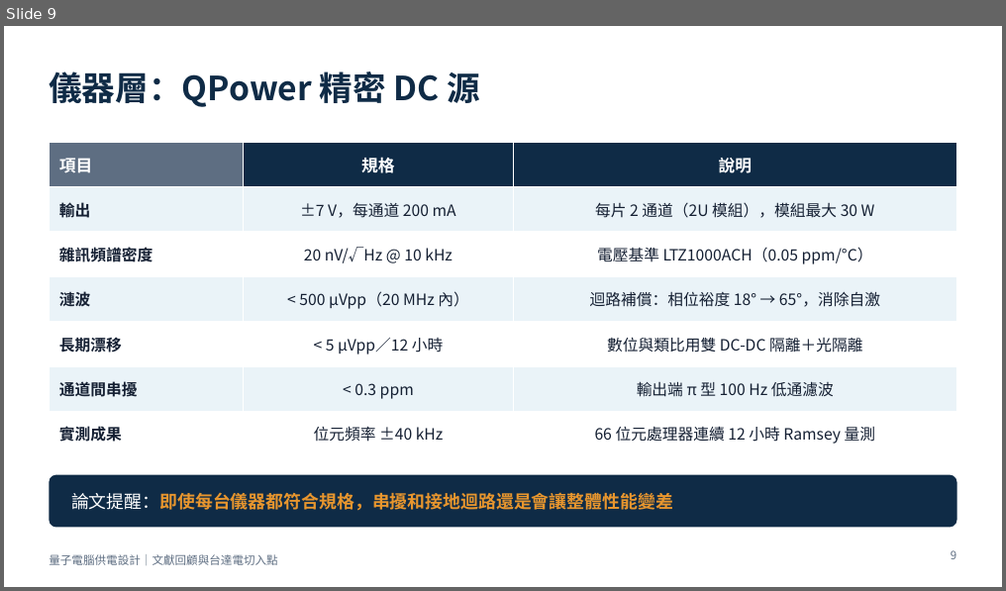
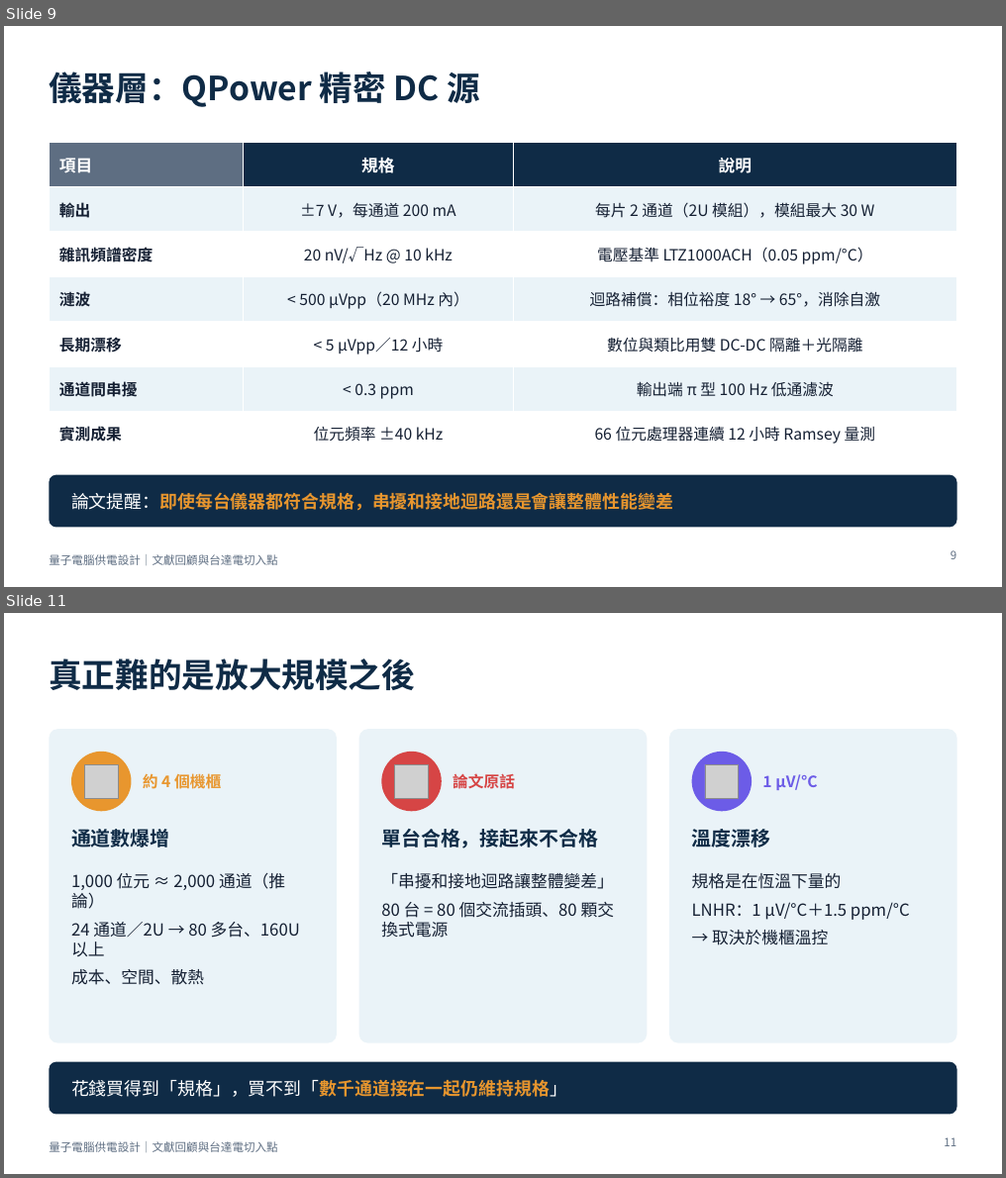
Before and after one commit to pcpcchen-coder/QuantumComputing, a slide deck: slides/output/qc-power-supply-delta.pptx. Shown one above the other, each under a label of ours: slide 9 before the commit, slides 9 and 11 after it; the slides between them are not shown. The pictures are 1006x591 and 1006x1178 pixels, drawn with LibreOffice and Linux fonts; fonts in the diff are those of the drawing; grey boxes stand for pictures. Boxes give left, top, right and bottom in pixels: in the first picture for what was removed or moved away, otherwise in the second. Text is boxed around its words. In the diff, an @@ line names an element or a change of style, - is before the commit and + after.

```diff
--- a/slides/output/qc-power-supply-delta.pptx
+++ b/slides/output/qc-power-supply-delta.pptx
@@ slide 11 added at (4, 613, 1002, 1174), background #FFFFFF; not listed: 1 template element that a slide beside it also shows @@
@@ title added at (49, 659, 415, 690), 32 pt, text #0F2B46, bold @@
+真正難的是放大規模之後
@@ rounded rectangle added at (49, 729, 337, 1044), fill #EAF3F8 @@
@@ rounded rectangle added at (358, 729, 647, 1044), fill #EAF3F8 @@
@@ rounded rectangle added at (669, 729, 957, 1044), fill #EAF3F8 @@
@@ ellipse added at (71, 752, 132, 811), fill #E8962E @@
@@ ellipse added at (381, 752, 442, 811), fill #D64545 @@
@@ ellipse added at (692, 752, 751, 811), fill #6C5CE7 @@
@@ picture added at (85, 765, 119, 799) @@
@@ text added at (143, 771, 221, 792), 15 pt, text #E8962E, bold @@
+約 4 個機櫃
@@ picture added at (395, 765, 429, 799) @@
@@ text added at (452, 773, 515, 789), 15 pt, text #D64545, bold @@
+論文原話
@@ picture added at (705, 765, 739, 799) @@
@@ text added at (762, 774, 817, 790), 15 pt, text #6C5CE7, bold @@
+1 µV/°C
@@ text added at (71, 829, 170, 848), 19 pt, text #0F2B46, bold @@
+通道數爆增
@@ text added at (381, 829, 598, 849), 19 pt, text #0F2B46, bold @@
+單台合格，接起來不合格
@@ text added at (692, 829, 771, 848), 19 pt, text #0F2B46, bold @@
+溫度漂移
@@ text added at (71, 873, 300, 985), 16 pt, text #152033 @@
+1,000 位元 ≈ 2,000 通道（推論）
+24 通道／2U → 80 多台、160U 以上
+成本、空間、散熱
@@ text added at (381, 873, 615, 938), 16 pt, text #152033 @@
+「串擾和接地迴路讓整體變差」
+80 台 = 80 個交流插頭、80 顆交換式電源
@@ text added at (692, 873, 910, 946), 16 pt, text #152033 @@
+規格是在恆溫下量的
+LNHR：1 µV/°C＋1.5 ppm/°C
+→ 取決於機櫃溫控
@@ rounded rectangle added at (49, 1062, 957, 1115), fill #0F2B46 @@
@@ text added at (71, 1080, 567, 1097), 17 pt, text #FFFFFF @@
+花錢買得到「規格」，買不到「數千通道接在一起仍維持規格」
@@ page number added at (944, 1138, 956, 1147), 11 pt, text #5E6E82 @@
+11
```
Also in this commit, not shown: 3 slides changed, 7 other slides added, 5 other files.
